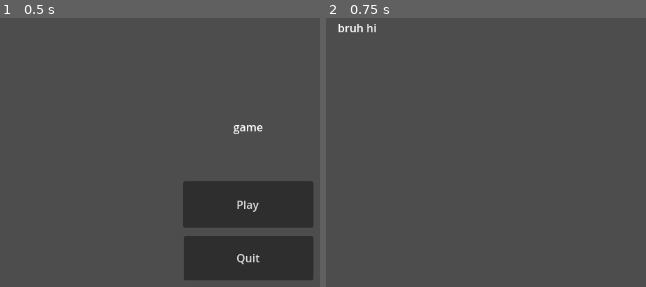
Above: before the commit, frames 1-2 (left to right).
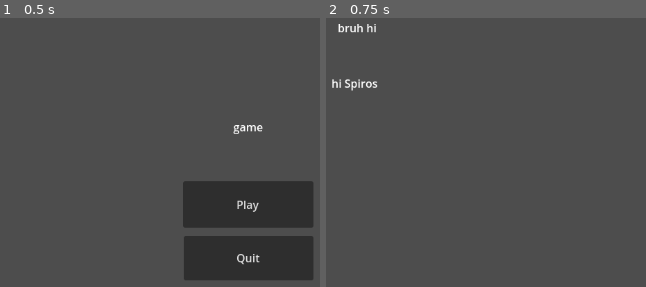
Above: after the commit, the same moments.

Repository: Andrew3369/RPGproject
Game: Godot game, scene res://main.tscn
The game is run twice, just before and just after one commit, with the same random seed, the same clock (stepped at 60 frames per second) and the same inputs.
Inputs:
- Up to frame 1 (0.5 s): no input
- Up to frame 2 (0.75 s): click "Play" at 0.5 s

Frame 1 is identical in both runs. In frame 2, 0.3% of the frame differs, in the area x 1-16%, y 22-28%.

Commit message:
Added label and comments for no reason :D

Diff:
--- a/main.gd
+++ b/main.gd
@@ -10,3 +10,5 @@
 	get_tree().quit()
 
 # raidrew >
+
+#bruh lmao hi spiros djkfvcbedwsaJLKHGbhujewkaB
--- a/visual_world.tscn
+++ b/visual_world.tscn
@@ -8,3 +8,11 @@
 offset_right = 685.0
 offset_bottom = 317.0
 text = "bruh hi"
+
+[node name="Label2" type="Label" parent="."]
+offset_left = 217.0
+offset_top = 162.0
+offset_right = 404.0
+offset_bottom = 317.0
+text = "hi Spiros
+"
